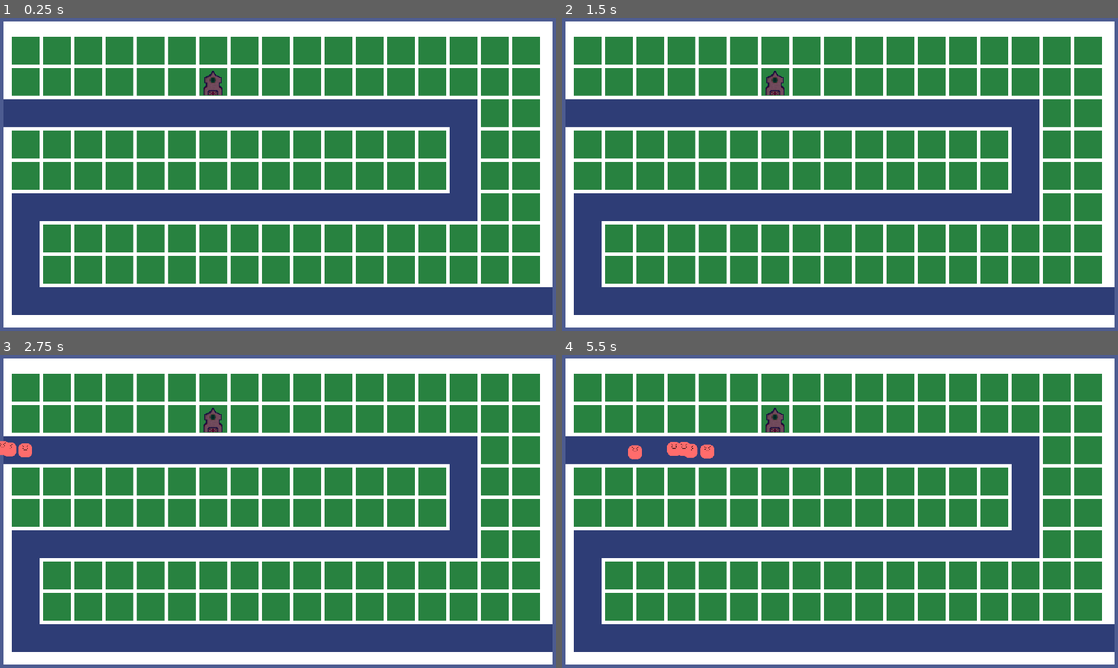
Above: before the commit, frames 1-4 (two rows, left to right).
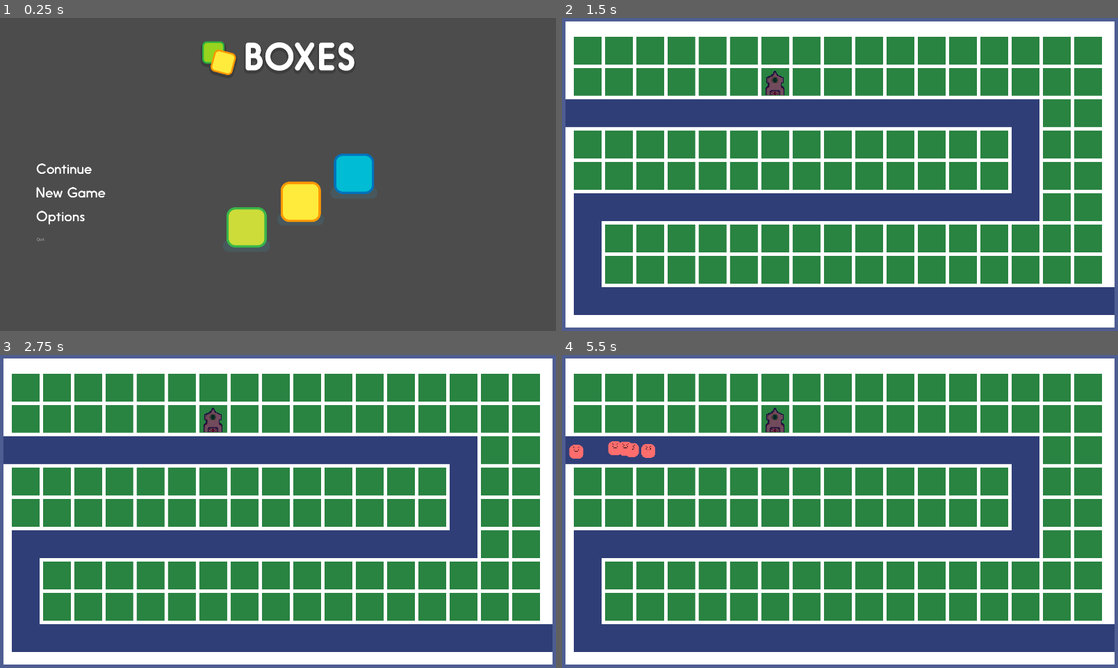
Above: after the commit, the same moments.

Repository: Pandem-Games/BindingTower
Game: Godot game, scene res://Nodes/Scenes/Menu/TitleScreen.tscn
The game is run twice, just before and just after one commit, with the same random seed, the same clock (stepped at 60 frames per second) and the same inputs. Before the commit the project starts from res://Nodes/Scenes/Test.tscn. The engine's default icon, where the game draws it, is replaced by a stand-in: a white triangle on a blue panel in a dark square.
Inputs (mouse positions are in pixels of both pictures, inside the frame that each line leads up to):
- Up to frame 1 (0.25 s): no input
- Up to frame 2 (1.5 s): click (634, 218) at 0.52 s; click (634, 193) at 1.27 s
- Up to frame 3 (2.75 s): tap Enter at 2 s
- Up to frame 4 (5.5 s): no input

The runs differ from the first frame. In frame 1, 100% of the frame differs, in the area x 0-100%, y 0-100%; in frame 2, less than 0.1%; in frame 3, 0.2%; in frame 4, 0.8%.

Commit message:
Title Screen Basics done.

Diff:
--- /dev/null
+++ b/Nodes/MainMenu.tscn
@@ -0,0 +1,86 @@
+[gd_scene load_steps=6 format=2]
+
+[ext_resource path="res://Images/label_continue.png" type="Texture" id=1]
+[ext_resource path="res://Images/label_new_game.png" type="Texture" id=2]
+[ext_resource path="res://Images/characters.png" type="Texture" id=3]
+[ext_resource path="res://Images/label_options.png" type="Texture" id=4]
+[ext_resource path="res://Images/title.png" type="Texture" id=5]
+
+[node name="MainMenu" type="MarginContainer"]
+margin_right = 1366.0
+margin_bottom = 768.0
+custom_constants/margin_right = 120
+custom_constants/margin_top = 80
+custom_constants/margin_left = 120
+custom_constants/margin_bottom = 80
+__meta__ = {
+"_edit_use_anchors_": false
+}
+
+[node name="HBoxContainer" type="HBoxContainer" parent="."]
+margin_left = 120.0
+margin_top = 80.0
+margin_right = 1246.0
+margin_bottom = 688.0
+mouse_filter = 0
+alignment = 1
+
+[node name="VBoxContainer" type="VBoxContainer" parent="HBoxContainer"]
+margin_right = 537.0
+margin_bottom = 608.0
+
+[node name="Logo" type="TextureRect" parent="HBoxContainer/VBoxContainer"]
+margin_right = 537.0
+margin_bottom = 129.0
+texture = ExtResource( 5 )
+stretch_mode = 3
+
+[node name="VBoxContainer" type="VBoxContainer" parent="HBoxContainer/VBoxContainer"]
+margin_top = 133.0
+margin_right = 537.0
+margin_bottom = 604.0
+size_flags_vertical = 3
+custom_constants/separation = 30
+alignment = 1
+
+[node name="Continue" type="TextureRect" parent="HBoxContainer/VBoxContainer/VBoxContainer"]
+margin_top = 146.0
+margin_right = 537.0
+margin_bottom = 182.0
+texture = ExtResource( 1 )
+stretch_mode = 3
+
+[node name="NewGame" type="TextureRect" parent="HBoxContainer/VBoxContainer/VBoxContainer"]
+margin_top = 212.0
+margin_right = 537.0
+margin_bottom = 248.0
+texture = ExtResource( 2 )
+stretch_mode = 3
+
+[node name="Options" type="TextureRect" parent="HBoxContainer/VBoxContainer/VBoxContainer"]
+margin_top = 278.0
+margin_right = 537.0
+margin_bottom = 324.0
+texture = ExtResource( 4 )
+stretch_mode = 3
+
+[node name="Version" type="TextureRect" parent="HBoxContainer/VBoxContainer"]
+margin_top = 608.0
+margin_right = 537.0
+margin_bottom = 608.0
+stretch_mode = 3
+
+[node name="CenterContainer" type="CenterContainer" parent="HBoxContainer"]
+margin_left = 541.0
+margin_right = 1126.0
+margin_bottom = 608.0
+size_flags_horizontal = 3
+size_flags_vertical = 3
+
+[node name="Characters" type="TextureRect" parent="HBoxContainer/CenterContainer"]
+margin_left = 26.0
+margin_top = 134.0
+margin_right = 559.0
+margin_bottom = 473.0
+texture = ExtResource( 3 )
+stretch_mode = 3
--- /dev/null
+++ b/Nodes/Scenes/Menu/MainMenu.tscn
@@ -0,0 +1,112 @@
+[gd_scene load_steps=10 format=2]
+
+[ext_resource path="res://Images/label_continue.png" type="Texture" id=1]
+[ext_resource path="res://Images/label_new_game.png" type="Texture" id=2]
+[ext_resource path="res://Images/characters.png" type="Texture" id=3]
+[ext_resource path="res://Images/label_options.png" type="Texture" id=4]
+[ext_resource path="res://Images/title.png" type="Texture" id=5]
+
+[sub_resource type="BitmapFont" id=1]
+
+[sub_resource type="Theme" id=2]
+resource_local_to_scene = true
+default_font = SubResource( 1 )
+
+[sub_resource type="BitmapFont" id=3]
+
+[sub_resource type="BitmapFont" id=4]
+height = 120.0
+ascent = 4.0
+fallback = SubResource( 3 )
+
+[node name="MainMenu" type="MarginContainer"]
+margin_left = 120.0
+margin_top = 80.0
+margin_right = 1800.0
+margin_bottom = 1000.0
+custom_constants/margin_right = 120
+custom_constants/margin_top = 80
+custom_constants/margin_left = 120
+custom_constants/margin_bottom = 80
+__meta__ = {
+"_edit_use_anchors_": false
+}
+
+[node name="LOGO_FOR_NOW" type="TextureRect" parent="."]
+margin_left = 120.0
+margin_top = 80.0
+margin_right = 1560.0
+margin_bottom = 840.0
+texture = ExtResource( 5 )
+stretch_mode = 3
+
+[node name="TEXT_THAT_SAYS_NAME" type="Label" parent="."]
+visible = false
+margin_left = 120.0
+margin_top = 400.0
+margin_right = 1560.0
+margin_bottom = 520.0
+theme = SubResource( 2 )
+custom_fonts/font = SubResource( 4 )
+custom_colors/font_color = Color( 0.117647, 0.941176, 0.984314, 1 )
+custom_colors/font_outline_modulate = Color( 0, 0, 0, 1 )
+text = "Binding Tower"
+
+[node name="HBoxContainer" type="HBoxContainer" parent="."]
+margin_left = 120.0
+margin_top = 80.0
+margin_right = 1560.0
+margin_bottom = 840.0
+mouse_filter = 0
+alignment = 1
+
+[node name="VBoxContainer2" type="VBoxContainer" parent="HBoxContainer"]
+margin_right = 238.0
+margin_bottom = 760.0
+size_flags_vertical = 3
+custom_constants/separation = 30
+alignment = 1
+
+[node name="Continue" type="TextureRect" parent="HBoxContainer/VBoxContainer2"]
+margin_top = 266.0
+margin_right = 238.0
+margin_bottom = 302.0
+texture = ExtResource( 1 )
+stretch_mode = 3
+
+[node name="NewGame" type="TextureRect" parent="HBoxContainer/VBoxContainer2"]
+margin_top = 332.0
+margin_right = 238.0
+margin_bottom = 368.0
+texture = ExtResource( 2 )
+stretch_mode = 3
+
+[node name="Options" type="TextureRect" parent="HBoxContainer/VBoxContainer2"]
+margin_top = 398.0
+margin_right = 238.0
+margin_bottom = 444.0
+texture = ExtResource( 4 )
+stretch_mode = 3
+
+[node name="Button" type="Button" parent="HBoxContainer/VBoxContainer2"]
+margin_top = 474.0
+margin_right = 238.0
+margin_bottom = 494.0
+text = "Quit"
+flat = true
+align = 0
+
+[node name="CenterContainer" type="CenterContainer" parent="HBoxContainer"]
+margin_left = 242.0
+margin_right = 1440.0
+margin_bottom = 760.0
+size_flags_horizontal = 3
+size_flags_vertical = 3
+
+[node name="Characters" type="TextureRect" parent="HBoxContainer/CenterContainer"]
+margin_left = 332.0
+margin_top = 210.0
+margin_right = 865.0
+margin_bottom = 549.0
+texture = ExtResource( 3 )
+stretch_mode = 3
--- /dev/null
+++ b/Nodes/Scenes/Menu/TitleScreen.tscn
@@ -0,0 +1,131 @@
+[gd_scene load_steps=7 format=2]
+
+[ext_resource path="res://Images/label_continue.png" type="Texture" id=1]
+[ext_resource path="res://Images/label_new_game.png" type="Texture" id=2]
+[ext_resource path="res://Images/characters.png" type="Texture" id=3]
+[ext_resource path="res://Images/label_options.png" type="Texture" id=4]
+[ext_resource path="res://Images/title.png" type="Texture" id=5]
+[ext_resource path="res://Scripts/TitleScreen.gd" type="Script" id=6]
+
+[node name="TitleScreen" type="Control"]
+anchor_right = 1.0
+anchor_bottom = 1.0
+margin_left = 120.0
+margin_top = 80.0
+margin_right = -120.0
+margin_bottom = -79.9999
+script = ExtResource( 6 )
+__meta__ = {
+"_edit_use_anchors_": false
+}
+
+[node name="logo" type="TextureRect" parent="."]
+anchor_left = 0.5
+anchor_right = 0.5
+margin_left = -268.5
+margin_right = 268.5
+margin_bottom = 129.0
+texture = ExtResource( 5 )
+__meta__ = {
+"_edit_use_anchors_": false
+}
+
+[node name="MarginContainer" type="MarginContainer" parent="."]
+anchor_top = 0.5
+anchor_bottom = 0.5
+margin_top = -72.0
+margin_right = 250.0
+margin_bottom = 72.0
+__meta__ = {
+"_edit_use_anchors_": false
+}
+
+[node name="Title" type="Label" parent="MarginContainer"]
+visible = false
+margin_right = 1183.0
+margin_bottom = 339.0
+grow_horizontal = 2
+grow_vertical = 2
+rect_min_size = Vector2( 10, 10 )
+size_flags_vertical = 5
+custom_colors/font_color = Color( 0.160784, 1, 0.980392, 1 )
+text = "BINDING TOWER"
+align = 1
+valign = 1
+
+[node name="HBoxContainer" type="HBoxContainer" parent="MarginContainer"]
+margin_right = 1183.0
+margin_bottom = 339.0
+custom_constants/separation = 400
+__meta__ = {
+"_edit_use_anchors_": false
+}
+
+[node name="Menu" type="VBoxContainer" parent="MarginContainer/HBoxContainer"]
+margin_right = 250.0
+margin_bottom = 339.0
+size_flags_horizontal = 3
+custom_constants/separation = 40
+alignment = 1
+__meta__ = {
+"_edit_use_anchors_": false
+}
+
+[node name="Logo" type="TextEdit" parent="MarginContainer/HBoxContainer/Menu"]
+visible = false
+margin_right = 12.0
+text = "Binding Tower
+LMAO
+BINDING TOWER"
+
+[node name="TextureButton" type="TextureButton" parent="MarginContainer/HBoxContainer/Menu"]
+visible = false
+margin_right = 250.0
+
+[node name="btn_continue" type="Button" parent="MarginContainer/HBoxContainer/Menu"]
+margin_top = 31.0
+margin_right = 203.0
+margin_bottom = 73.0
+icon = ExtResource( 1 )
+flat = true
+__meta__ = {
+"_edit_use_anchors_": false
+}
+
+[node name="btn_newGame" type="Button" parent="MarginContainer/HBoxContainer/Menu"]
+margin_top = 113.0
+margin_right = 250.0
+margin_bottom = 155.0
+icon = ExtResource( 2 )
+flat = true
+__meta__ = {
+"_edit_use_anchors_": false
+}
+
+[node name="btn_options" type="Button" parent="MarginContainer/HBoxContainer/Menu"]
+margin_top = 195.0
+margin_right = 178.0
+margin_bottom = 247.0
+icon = ExtResource( 4 )
+flat = true
+__meta__ = {
+"_edit_use_anchors_": false
+}
+
+[node name="btn_quit" type="Button" parent="MarginContainer/HBoxContainer/Menu"]
+margin_top = 287.0
+margin_right = 40.0
+margin_bottom = 307.0
+text = "Quit"
+flat = true
+align = 0
+
+[node name="CenterContainer" type="CenterContainer" parent="MarginContainer/HBoxContainer"]
+margin_left = 650.0
+margin_right = 1183.0
+margin_bottom = 339.0
+
+[node name="TextureRect" type="TextureRect" parent="MarginContainer/HBoxContainer/CenterContainer"]
+margin_right = 533.0
+margin_bottom = 339.0
+texture = ExtResource( 3 )
--- /dev/null
+++ b/Nodes/Scenes/test/end/project.godot
@@ -0,0 +1,24 @@
+; Engine configuration file.
+; It's best edited using the editor UI and not directly,
+; since the parameters that go here are not all obvious.
+;
+; Format:
+;   [section] ; section goes between []
+;   param=value ; assign values to parameters
+
+config_version=3
+
+[application]
+
+config/name="Design a main menu screen"
+run/main_scene="res://MainMenu.tscn"
+config/icon="res://icon.png"
+
+[display]
+
+window/size/width=1366
+window/size/height=768
+
+[gdnative]
+
+singletons=[  ]
--- /dev/null
+++ b/Nodes/Scenes/test/start/project.godot
@@ -0,0 +1,24 @@
+; Engine configuration file.
+; It's best edited using the editor UI and not directly,
+; since the parameters that go here are not all obvious.
+;
+; Format:
+;   [section] ; section goes between []
+;   param=value ; assign values to parameters
+
+config_version=3
+
+[application]
+
+config/name="Design a main menu screen (start)"
+run/main_scene=""
+config/icon="res://icon.png"
+
+[display]
+
+window/size/width=1366
+window/size/height=768
+
+[gdnative]
+
+singletons=[  ]
--- /dev/null
+++ b/Scripts/TitleScreen.gd
@@ -0,0 +1,30 @@
+extends Control
+
+
+# Declare member variables here. Examples:
+# var a = 2
+# var b = "text"
+
+
+# Called when the node enters the scene tree for the first time.
+func _ready():
+	$MarginContainer/HBoxContainer/Menu/btn_continue.connect("pressed", self, "Continue")
+	$MarginContainer/HBoxContainer/Menu/btn_newGame.connect("pressed", self, "NewGame")
+	$MarginContainer/HBoxContainer/Menu/btn_options.connect("pressed", self, "Options")
+	$MarginContainer/HBoxContainer/Menu/btn_quit.connect("pressed", self, "Quit")
+	pass # Replace with function body.
+
+
+func Continue():
+	get_tree().change_scene("res://Nodes/Scenes/Test.tscn")
+	pass
+
+func NewGame():
+	Continue()
+
+func Options():
+	pass
+
+func Quit():
+	get_tree().quit()
+	pass
--- a/project.godot
+++ b/project.godot
@@ -27,7 +27,7 @@
 [application]
 
 config/name="BindingTower"
-run/main_scene="res://Nodes/Scenes/Test.tscn"
+run/main_scene="res://Nodes/Scenes/Menu/TitleScreen.tscn"
 config/icon="res://Images/icon.png"
 
 [autoload]
@@ -44,4 +44,5 @@
 
 [rendering]
 
+quality/driver/driver_name="GLES2"
 environment/default_environment="res://default_env.tres"
Binary file added: Images/characters.png
Not shown, added: Images/characters.png.import
Binary file added: Images/label_continue.png
Not shown, added: Images/label_continue.png.import
Binary file added: Images/label_new_game.png
Not shown, added: Images/label_new_game.png.import
Binary file added: Images/label_options.png
Not shown, added: Images/label_options.png.import
Binary file added: Images/title.png
Not shown, added: Images/title.png.import
Binary file added: Nodes/Scenes/test/end/assets/main_menu/version.png
Binary file added: Nodes/Scenes/test/end/icon.png
(and 7 more such lines)
